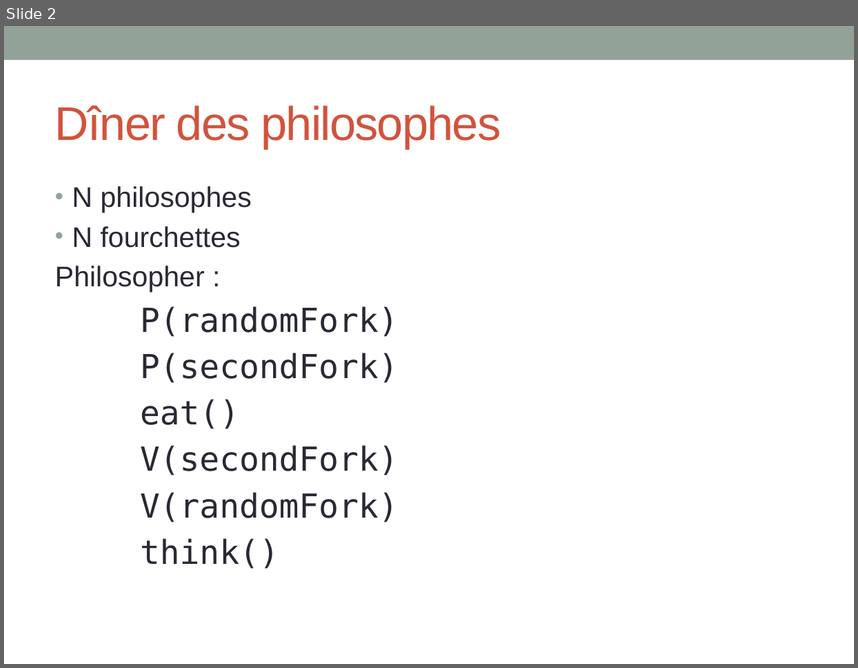
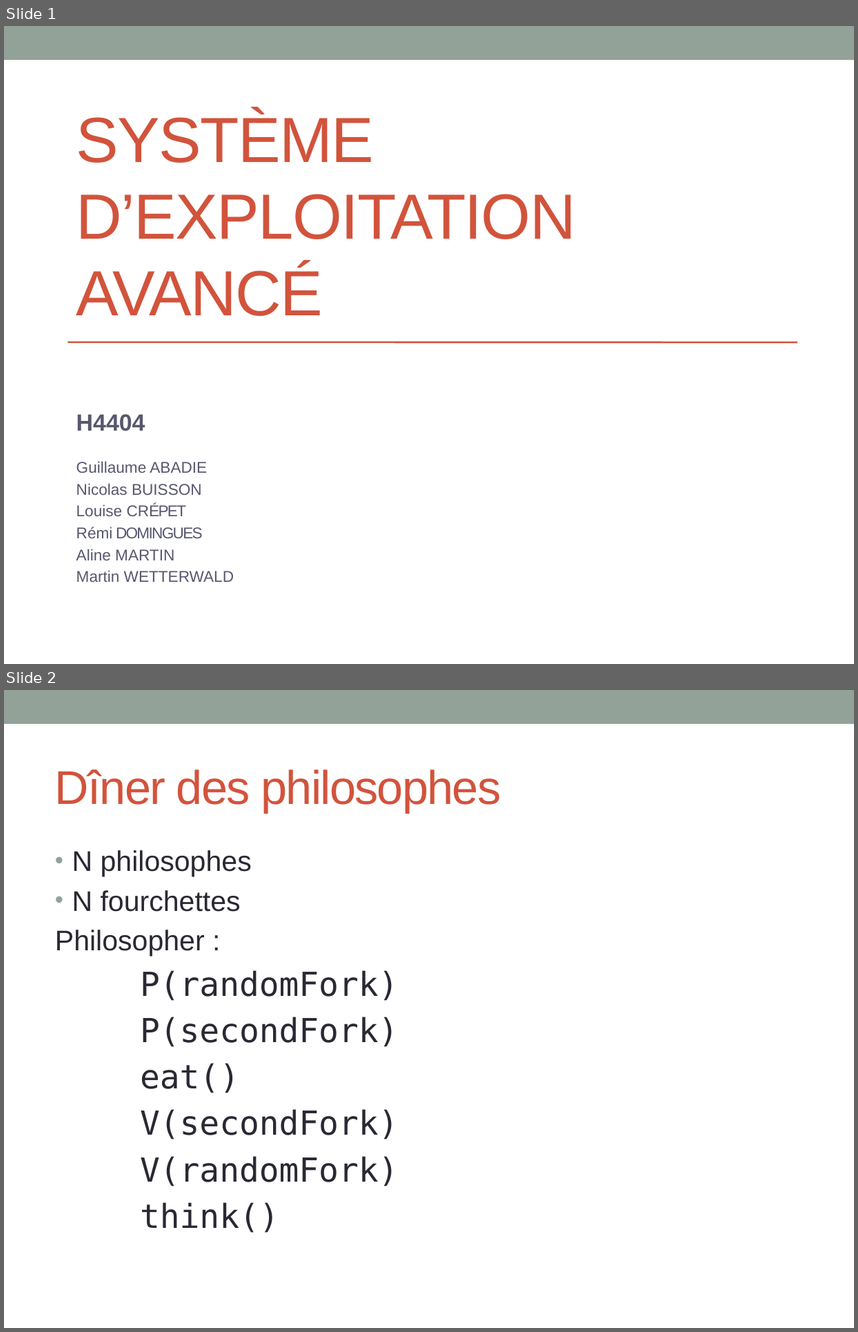
Before and after one commit to INSA-4IF-H4404-2013-2014/RaspiKernel, a slide deck: presentation.pptx. Shown one above the other, each under a label of ours: slide 2 before the commit, slides 1 and 2 after it. The pictures are 858x668 and 858x1332 pixels, drawn with LibreOffice and Linux fonts; fonts in the diff are those of the drawing. Boxes give left, top, right and bottom in pixels: in the first picture for what was removed or moved away, otherwise in the second. Text is boxed around its words. In the diff, an @@ line names an element or a change of style, - is before the commit and + after.

```diff
--- a/presentation.pptx
+++ b/presentation.pptx
@@ slide 1 added at <box>4,26,854,664</box>, background #FFFFFF; not listed: 1 template element that a slide beside it also shows @@
@@ title added at <box>76,112,576,316</box>, 54 pt, text #D2533C @@
+SYSTÈME D’EXPLOITATION AVANCÉ
@@ line added from (67, 342) to (797, 342), #D2533C 1.5 pt @@
@@ subtitle added at <box>76,414,234,581</box>, 13.2 pt, text #57576E @@
+H4404
+Guillaume ABADIE
+Nicolas BUISSON
+Louise CRÉPET
+Rémi DOMINGUES
+Aline MARTIN
+Martin WETTERWALD
```
Also in this commit, not shown: 1 slide removed.
